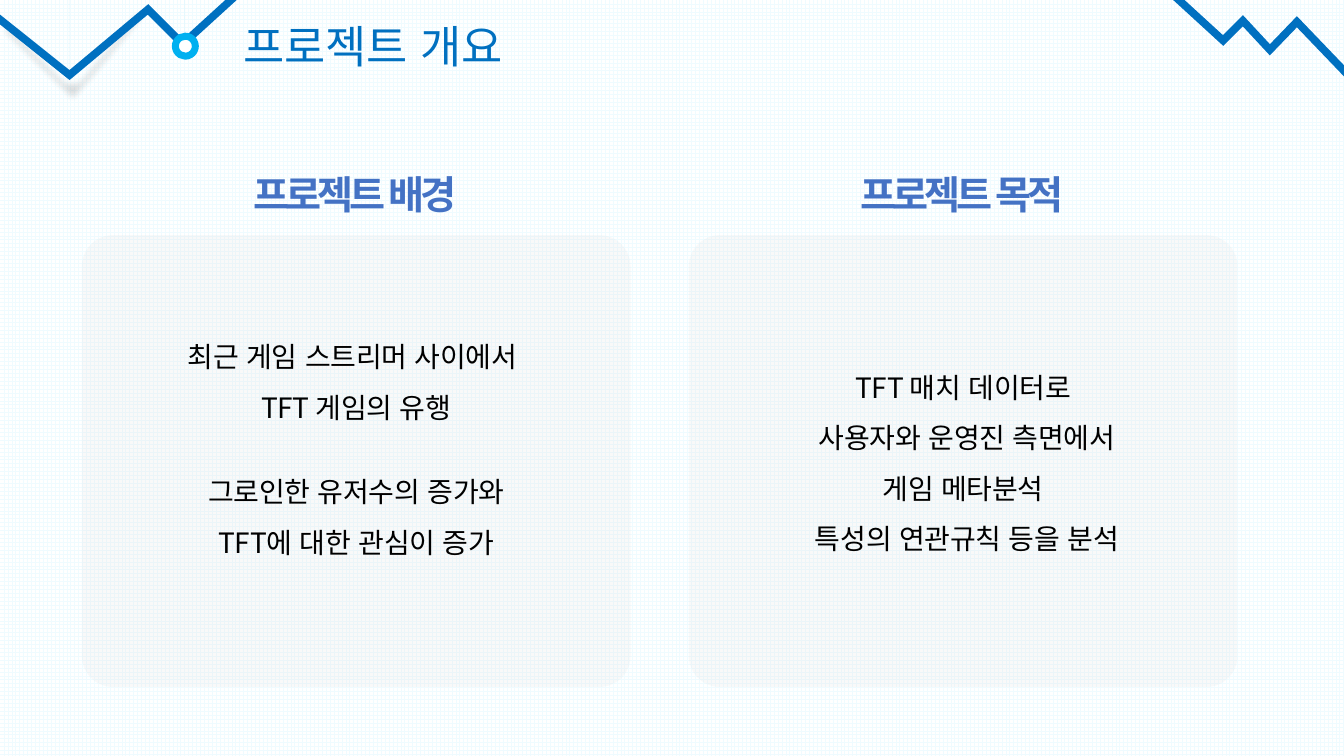
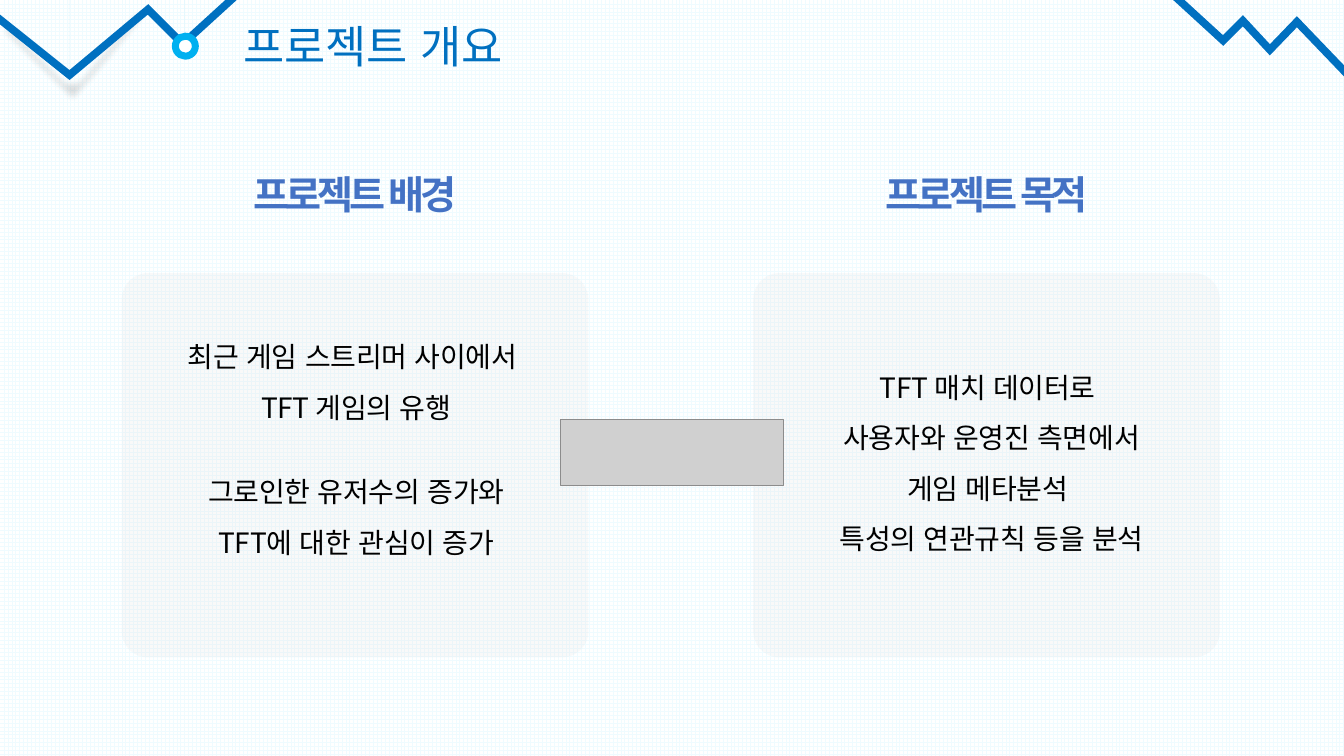
Before and after one commit to tooha289/TeamFightTactics, a slide deck: slide 3 of document/데이터 분석(시각화)/TFT 게임 전 서버 Top10 플레이어 매치 데이터 분석.pptx. Drawn at 1344x756 pixels with LibreOffice and Linux fonts; fonts in the diff are those of the drawing; grey boxes stand for pictures. Boxes give left, top, right and bottom in pixels: in the first picture for what was removed or moved away, otherwise in the second. Text is boxed around its words. In the diff, an @@ line names an element or a change of style, - is before the commit and + after.

```diff
--- a/document/데이터 분석(시각화)/TFT 게임 전 서버 Top10 플레이어 매치 데이터 분석.pptx
+++ b/document/데이터 분석(시각화)/TFT 게임 전 서버 Top10 플레이어 매치 데이터 분석.pptx
@@ text "프로젝트 목적": place and size @@
-text "프로젝트 목적" at [861, 176, 1063, 213]
+text "프로젝트 목적" at [885, 176, 1088, 213]
@@ rounded rectangle: place and size @@
-rounded rectangle at [82, 235, 630, 687]
+rounded rectangle at [122, 273, 589, 657]
@@ rounded rectangle: place and size @@
-rounded rectangle at [689, 235, 1237, 687]
+rounded rectangle at [753, 273, 1220, 657]
@@ text "TFT 매치 데이터로": place and size @@
-text "TFT 매치 데이터로" at [815, 374, 1119, 552]
+text "TFT 매치 데이터로" at [840, 374, 1143, 552]
@@ picture added at [561, 419, 784, 485] @@
```
Also in this commit, not shown: 19 other slides changed, 3 slides added, 2 slides removed, 2 other files.
